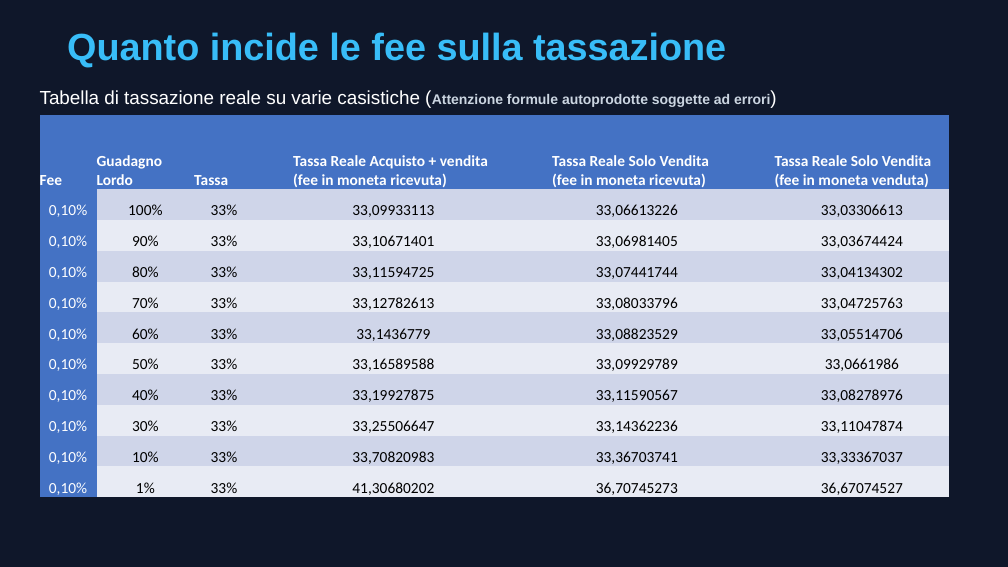
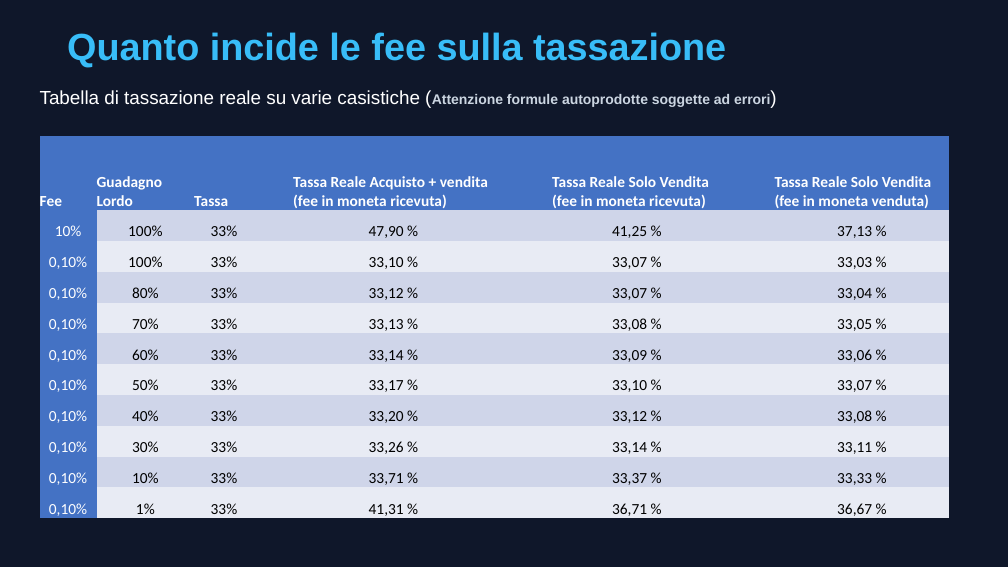
Before and after one commit to Lucapasselli/GiacenzeCrypto, a slide deck: slide 9 of Documentazione/Gestione delle fee.pptx. Drawn at 1008x567 pixels with LibreOffice and Linux fonts; fonts in the diff are those of the drawing. Boxes give left, top, right and bottom in pixels: in the first picture for what was removed or moved away, otherwise in the second. Text is boxed around its words. In the diff, an @@ line names an element or a change of style, - is before the commit and + after.

```diff
--- a/Documentazione/Gestione delle fee.pptx
+++ b/Documentazione/Gestione delle fee.pptx
@@ table at (x1=39, y1=136, x2=950, y2=520) @@
-row 2: 0,10% | 100% | 33% |  | 33,09933113 |  | 33,06613226 |  | 33,03306613
+row 2: 10% | 100% | 33% |  | 47,90 % |  | 41,25 % |  | 37,13 %
-row 3: 0,10% | 90% | 33% |  | 33,10671401 |  | 33,06981405 |  | 33,03674424
+row 3: 0,10% | 100% | 33% |  | 33,10 % |  | 33,07 % |  | 33,03 %
-row 4: 0,10% | 80% | 33% |  | 33,11594725 |  | 33,07441744 |  | 33,04134302
+row 4: 0,10% | 80% | 33% |  | 33,12 % |  | 33,07 % |  | 33,04 %
-row 5: 0,10% | 70% | 33% |  | 33,12782613 |  | 33,08033796 |  | 33,04725763
+row 5: 0,10% | 70% | 33% |  | 33,13 % |  | 33,08 % |  | 33,05 %
-row 6: 0,10% | 60% | 33% |  | 33,1436779 |  | 33,08823529 |  | 33,05514706
+row 6: 0,10% | 60% | 33% |  | 33,14 % |  | 33,09 % |  | 33,06 %
-row 7: 0,10% | 50% | 33% |  | 33,16589588 |  | 33,09929789 |  | 33,0661986
+row 7: 0,10% | 50% | 33% |  | 33,17 % |  | 33,10 % |  | 33,07 %
-row 8: 0,10% | 40% | 33% |  | 33,19927875 |  | 33,11590567 |  | 33,08278976
+row 8: 0,10% | 40% | 33% |  | 33,20 % |  | 33,12 % |  | 33,08 %
-row 9: 0,10% | 30% | 33% |  | 33,25506647 |  | 33,14362236 |  | 33,11047874
+row 9: 0,10% | 30% | 33% |  | 33,26 % |  | 33,14 % |  | 33,11 %
-row 10: 0,10% | 10% | 33% |  | 33,70820983 |  | 33,36703741 |  | 33,33367037
+row 10: 0,10% | 10% | 33% |  | 33,71 % |  | 33,37 % |  | 33,33 %
-row 11: 0,10% | 1% | 33% |  | 41,30680202 |  | 36,70745273 |  | 36,67074527
+row 11: 0,10% | 1% | 33% |  | 41,31 % |  | 36,71 % |  | 36,67 %
@@ table moved from (x1=39, y1=115, x2=950, y2=499) to (x1=39, y1=136, x2=950, y2=520) @@
```
Also in this commit, not shown: 5 other slides changed, 1 slide added, 2 slides removed.
